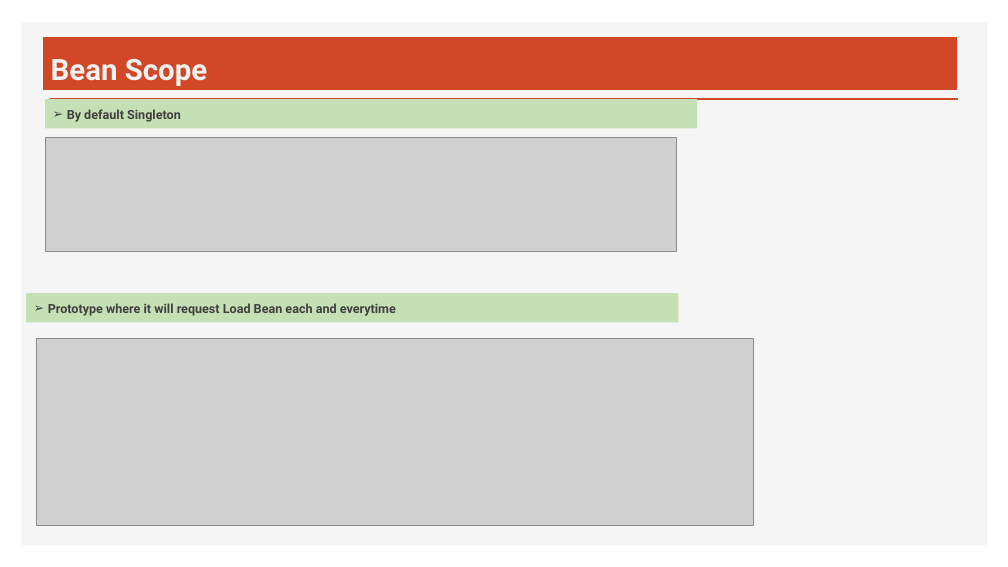
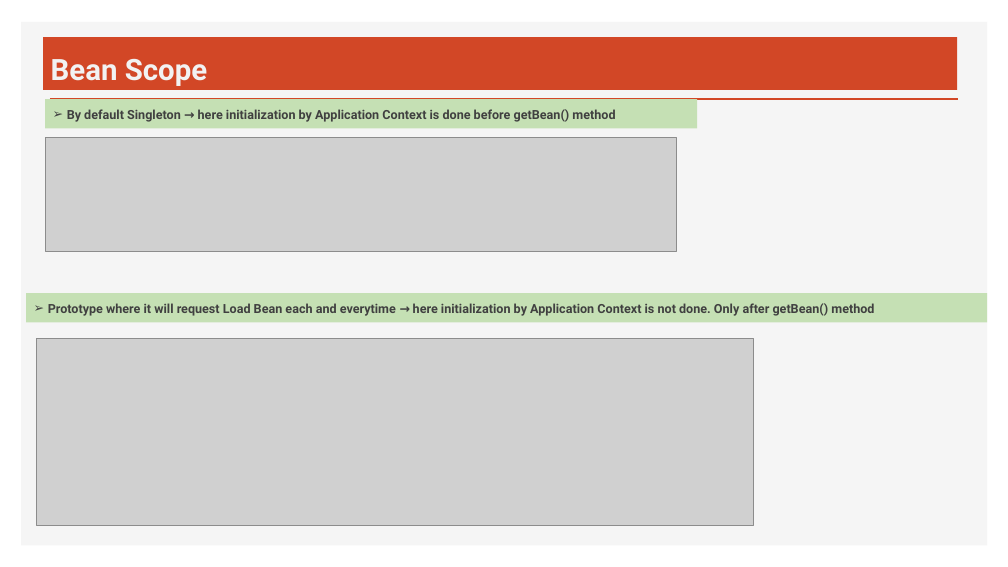
Before and after one commit to avishekBS/springFramework, a slide deck: slide 7 of Spring Framework.pptx. Drawn at 1008x567 pixels with LibreOffice and Linux fonts; fonts in the diff are those of the drawing; grey boxes stand for pictures. Boxes give left, top, right and bottom in pixels: in the first picture for what was removed or moved away, otherwise in the second. Text is boxed around its words. In the diff, an @@ line names an element or a change of style, - is before the commit and + after.

```diff
--- a/Spring Framework.pptx
+++ b/Spring Framework.pptx
@@ text at [67, 109, 615, 122]: text changed @@
-➢ By default Singleton
+➢ By default Singleton → here initialization by Application Context is done before getBean() method
@@ rectangle "Prototype where it will request ...": place and size @@
-rectangle "Prototype where it will request ..." at [26, 293, 679, 323]
+rectangle "Prototype where it will request ..." at [26, 293, 988, 323]
@@ text in rectangle at [48, 303, 874, 316]: text changed @@
-➢ Prototype where it will request Load Bean each and everytime
+➢ Prototype where it will request Load Bean each and everytime → here initialization by Application Context is not done. Only after getBean() method
```
Also in this commit, not shown: 32 other files.
